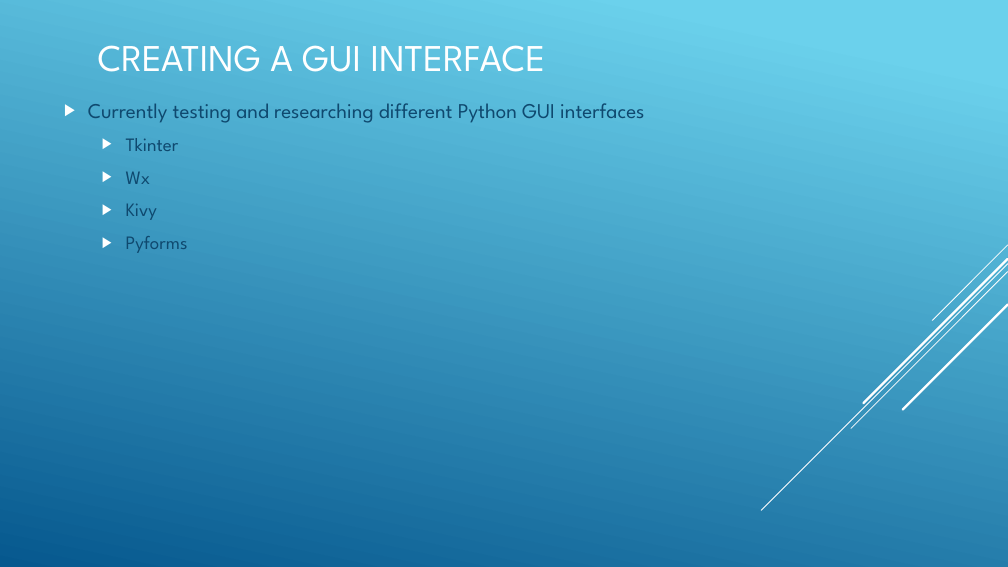
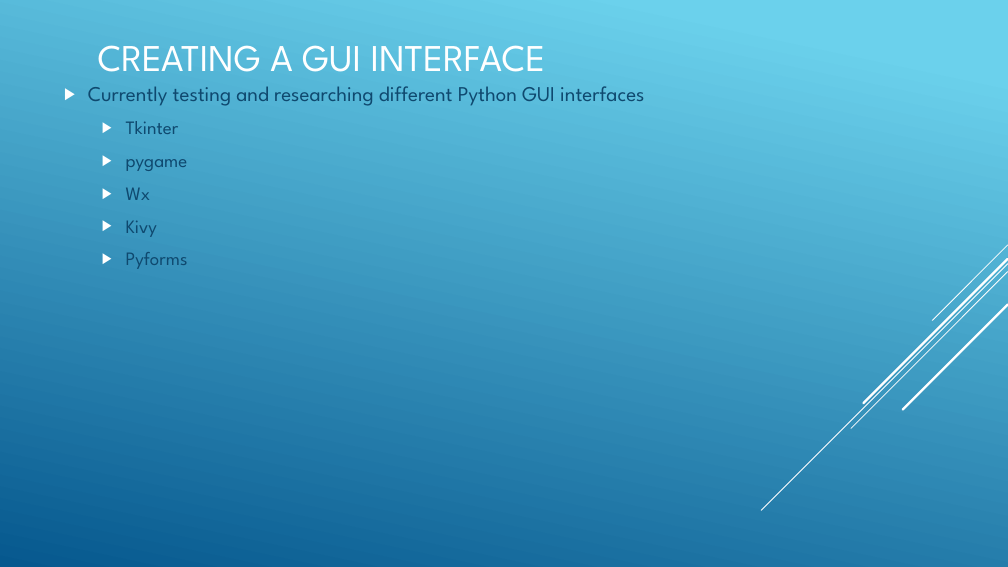
Before and after one commit to outsidethetacobox/pythonprojgame, a slide deck: slide 2 of battleship_prototype.pptx. Drawn at 1008x567 pixels with LibreOffice and Linux fonts; fonts in the diff are those of the drawing. Boxes give left, top, right and bottom in pixels: in the first picture for what was removed or moved away, otherwise in the second. Text is boxed around its words. In the diff, an @@ line names an element or a change of style, - is before the commit and + after.

```diff
--- a/battleship_prototype.pptx
+++ b/battleship_prototype.pptx
@@ text at bbox=[126, 159, 188, 171]: paragraph added @@
+  ▶ pygame
```
